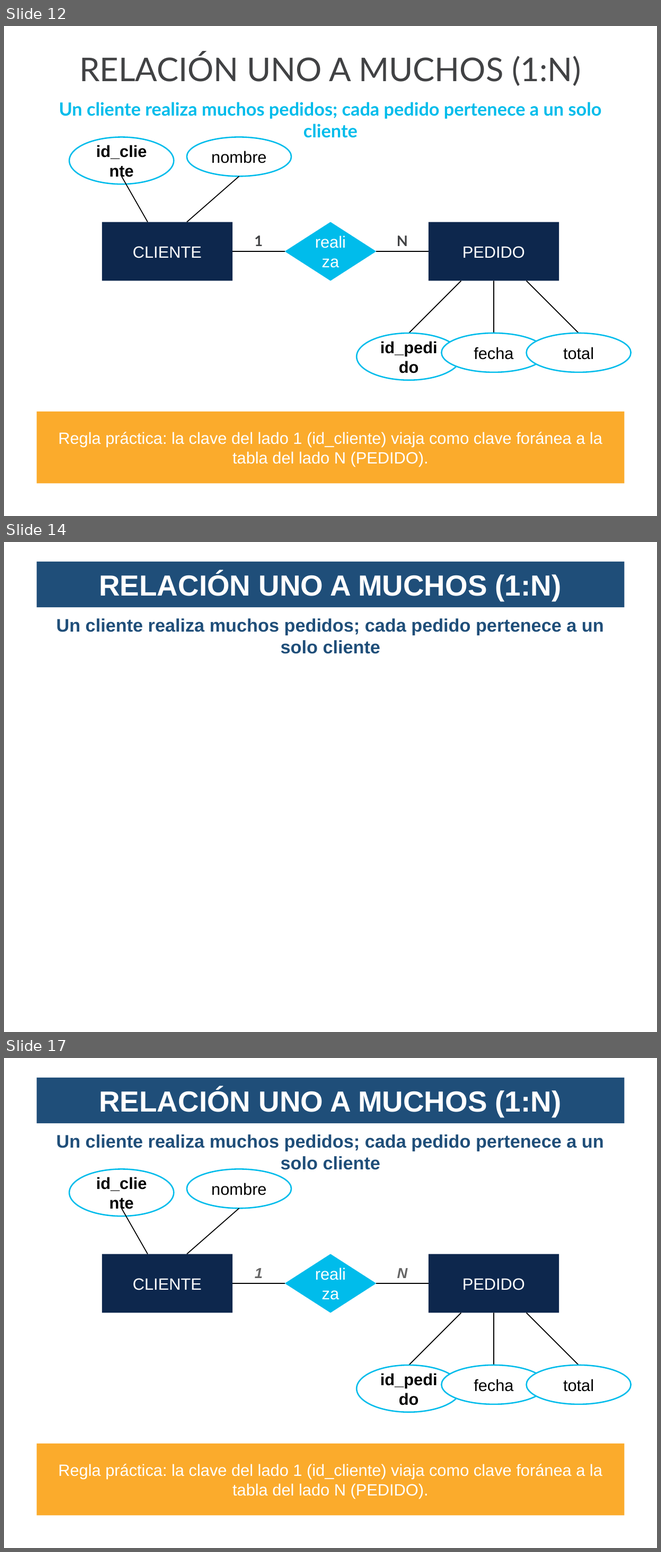
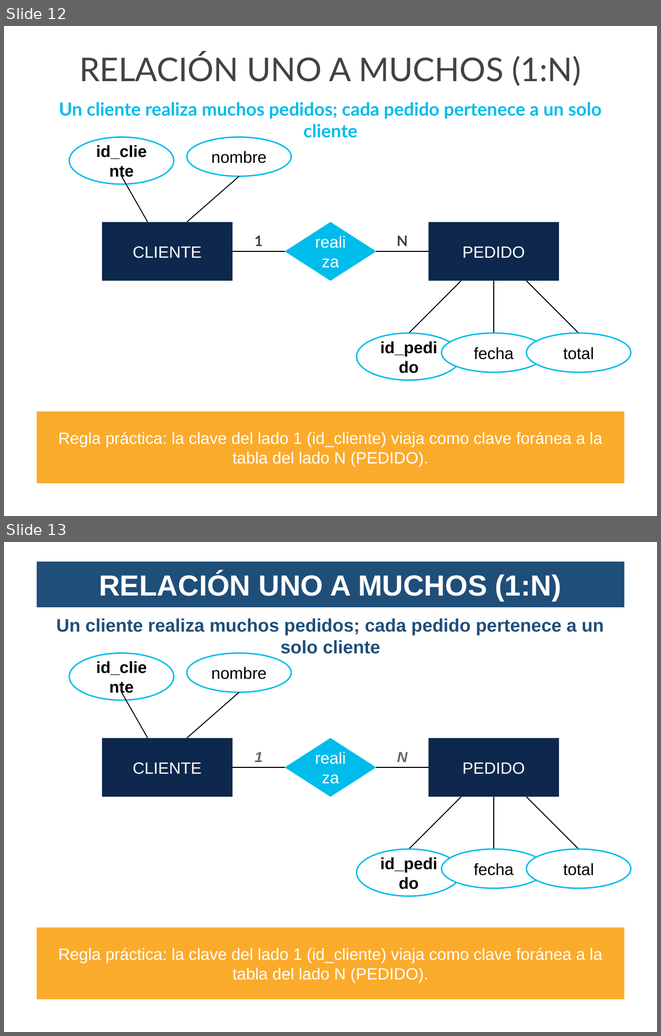
Before and after one commit to andcastillo/single_slide_creation, a slide deck: examples/generated_deck.pptx. Shown one above the other, each under a label of ours: slides 12, 14 and 17 before the commit, slides 12 and 13 after it; the slides between them are not shown. The pictures are 661x1552 and 661x1036 pixels, drawn with LibreOffice and Linux fonts; fonts in the diff are those of the drawing. Boxes give left, top, right and bottom in pixels: in the first picture for what was removed or moved away, otherwise in the second. Text is boxed around its words. In the diff, an @@ line names an element or a change of style, - is before the commit and + after.

```diff
--- a/examples/generated_deck.pptx
+++ b/examples/generated_deck.pptx
@@ slide 14 removed at <box>4,542,657,1032</box>, background #FFFFFF @@
@@ rectangle removed at <box>37,562,624,607</box> @@
-RELACIÓN UNO A MUCHOS (1:N)
@@ text removed at <box>56,618,604,654</box> @@
-Un cliente realiza muchos pedidos; cada pedido pertenece a un solo cliente
@@ what was slide 17 is now slide 13 @@
```
Also in this commit, not shown: 1 slide changed, 2 other slides removed.
